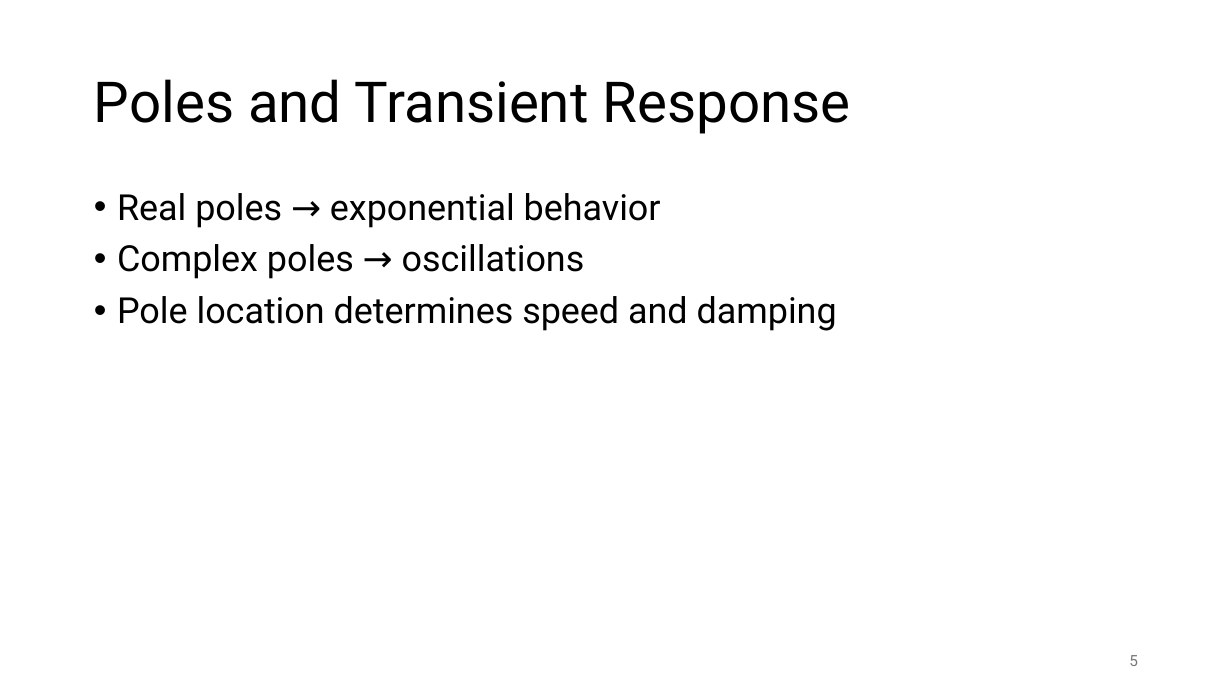
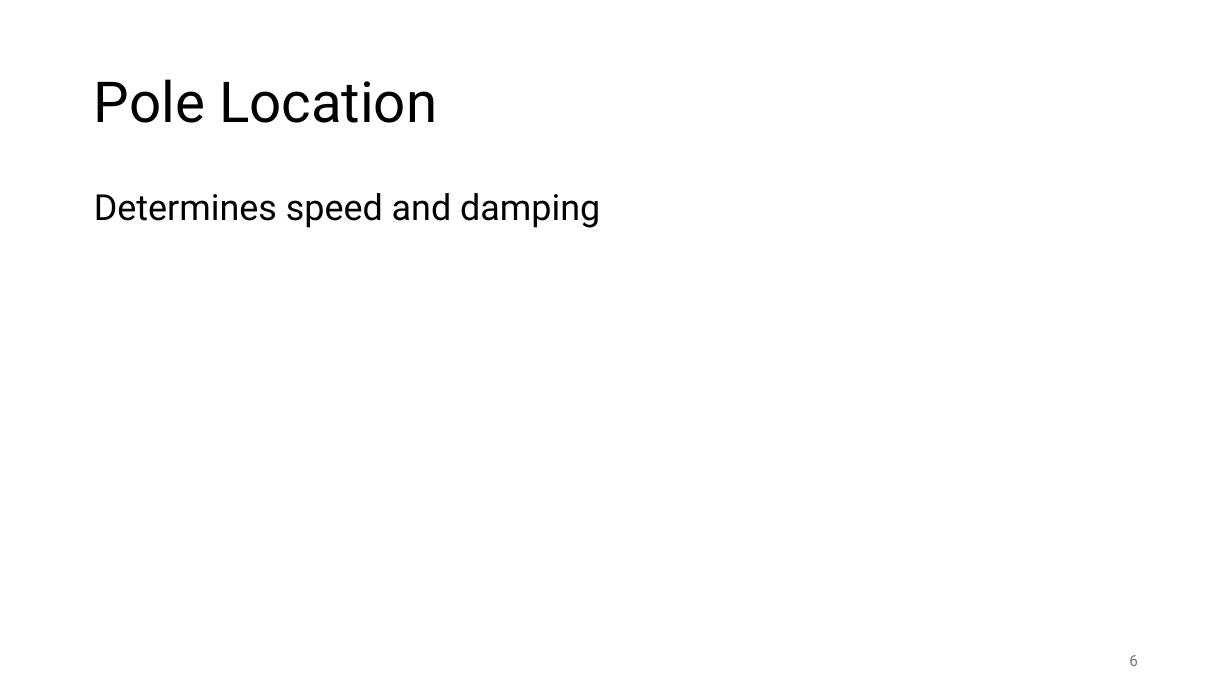
Before and after one commit to FelixWick/control_engineering, a slide deck: slide 6 of slides/4_stability.pptx (slide 5 before the commit). Drawn at 1232x693 pixels with LibreOffice and Linux fonts; fonts in the diff are those of the drawing. Boxes give left, top, right and bottom in pixels: in the first picture for what was removed or moved away, otherwise in the second. Text is boxed around its words. In the diff, an @@ line names an element or a change of style, - is before the commit and + after.

```diff
--- a/slides/4_stability.pptx
+++ b/slides/4_stability.pptx
@@ title at box(94, 79, 437, 123): text changed @@
-Poles and Transient Response
+Pole Location
@@ text at box(94, 193, 600, 228): text changed @@
-• Real poles → exponential behavior
-• Complex poles → oscillations
-• Pole location determines speed and damping
+Determines speed and damping
```
Also in this commit, not shown: 1 other slide changed, 2 slides added, 1 other file.
